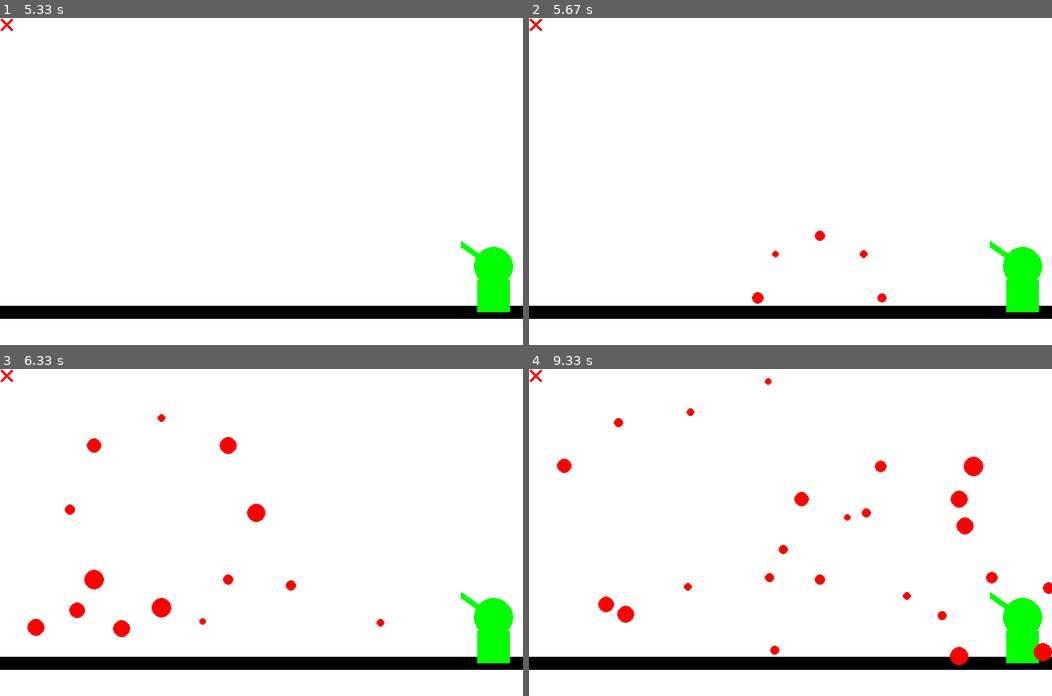
Above: before the commit, frames 1-4 (two rows, left to right).
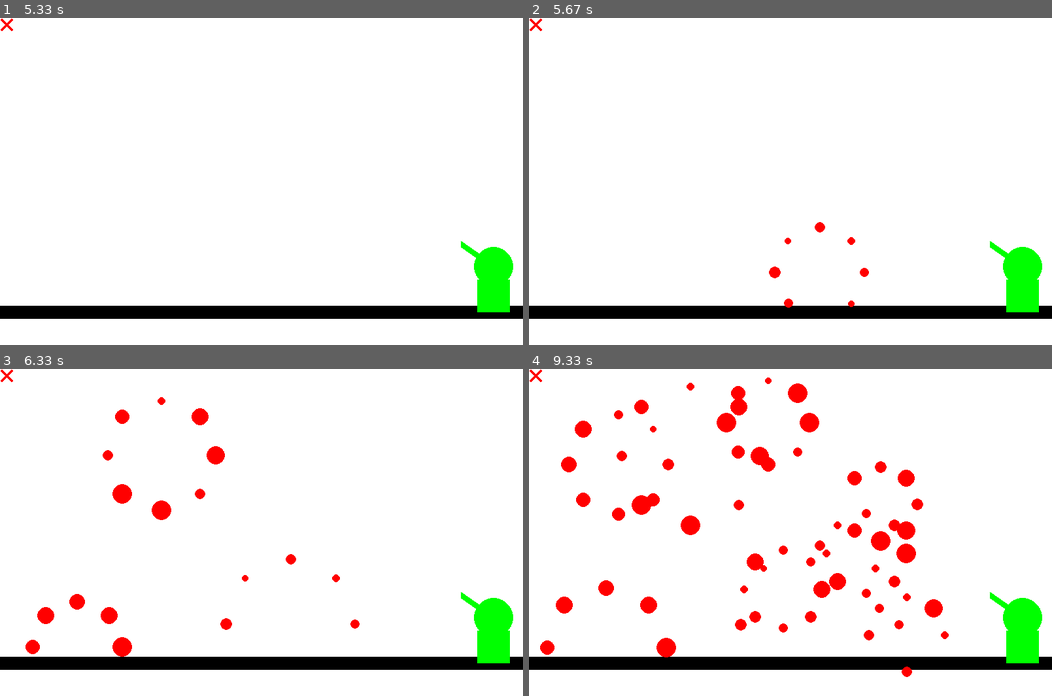
Above: after the commit, the same moments.

Repository: BapL49/projet-1---feu-d-artifices
Game: pygame game, started from main.py
The game is run twice, just before and just after one commit, with the same random seed, the same clock (stepped at 60 frames per second) and the same inputs.
Inputs (mouse positions are in pixels of both pictures, inside the frame that each line leads up to):
- Up to frame 1 (5.33 s): no input
- Up to frame 2 (5.67 s): press the mouse at (821, 273) at 5.37 s; move the mouse to (743, 184) at 5.47 s; release the mouse at (664, 96) at 5.6 s
- Up to frame 3 (6.33 s): click (162, 454) at 5.72 s; click (78, 646) at 6.05 s
- Up to frame 4 (9.33 s): click (617, 463) at 6.38 s; click (769, 421) at 6.72 s; click (863, 552) at 7.05 s; click (785, 588) at 7.38 s; click (905, 633) at 7.72 s; click (879, 503) at 8.55 s

Frame 1 is identical in both runs. In frame 2, 0.4% of the frame differs, in the area x 42-69%, y 62-89%; in frame 3, 2.9%; in frame 4, 6.4%, in the area x 2-100%, y 2-95%.

Commit message:
fonctionne mais ne colle pas à une physique réel

Diff:
--- a/Division.py
+++ b/Division.py
@@ -1,22 +1,31 @@
 import pygame
 import math
-import time
 from random import randint
 
 
 class Division:
-    def __init__(self, positionX, positionY, direction):
+    def __init__(self, positionX, positionY, direction, fenetre):
         self.positionX = positionX
         self.positionY = positionY
-        self.vitesseInitiale = 5
-        self.direction = math.radians(direction) # angle vers lequel se dirige la division
-        self.accélération = 9.8
+        self.vitesseInitiale = 15
+        self.direction = direction # angle (en radian) vers lequel se dirige la division
+        self.gravite = 9.8
         self.couleur = (255, 0, 0)
         self.circle_radius = randint(5, 15)
+        self.fenetre = fenetre
 
+        self.circle = pygame.draw.circle(self.fenetre, self.couleur, (int(self.positionX), int(self.positionY)), self.circle_radius)
+
+        # affiche un cercle à l'initialisation d'une instance de la classe
+        pygame.display.update(pygame.draw.circle(self.fenetre, self.couleur, (int(self.positionX), int(self.positionY)), self.circle_radius))
 
 
     def move(self, dt):
-        temps_ecoulee = dt
-        self.positionY += 0.5 * self.accélération * temps_ecoulee**2 + self.vitesseInitiale * math.sin(self.direction) * temps_ecoulee
-        self.positionX += self.vitesseInitiale * math.cos(self.direction) * temps_ecoulee
+        temps_ecoule = dt
+        self.positionY += 0.5 * self.gravite * temps_ecoule**2 + self.vitesseInitiale * math.sin(self.direction) * temps_ecoule
+        self.positionX += self.vitesseInitiale * math.cos(self.direction) * temps_ecoule
+        self.circle = pygame.draw.circle(self.fenetre, self.couleur, (int(self.positionX), int(self.positionY)), self.circle_radius)
+
+    def update(self):
+        self.move(0.1)
+        pygame.display.update(pygame.draw.circle(self.fenetre, self.couleur, (int(self.positionX), int(self.positionY)), self.circle_radius))
--- a/main.py
+++ b/main.py
@@ -6,6 +6,8 @@
 import math
 
 list_fireworks = [] #liste contenant les instances de la classe division
+# position Y du sol
+limiteSol = 440
 fenetre = display.set_mode((800,500))
 
 def fireworkFunction(posY, posX): # crée les instances de la classe division
@@ -13,12 +15,22 @@
     point_n = [centre_cercle[0] - 55, centre_cercle[1]]
     for x in range(8):
         #arc tangente des points
-        angle = math.degrees(math.atan2(point_n[1] - centre_cercle[1], point_n[0] - centre_cercle[0]))
+        angle = math.atan2(point_n[1] - centre_cercle[1], point_n[0] - centre_cercle[0])
         # ajout des instances à la liste list_fireworks
-        list_fireworks.append(Division(point_n[0], point_n[1], angle))
+        list_fireworks.append(Division(point_n[0], point_n[1], angle, fenetre))
         # calcul du nouveau point
         point_n = [(point_n[0] - posX) * math.cos(2 * math.pi / 8) - (point_n[1] - posY) * math.sin(2 * math.pi / 8) + posX, (point_n[0] - posX) * math.sin(2 * math.pi / 8) + (point_n[1] - posY) * math.cos(2 * math.pi / 8) + posY]
 
+def gererFirework():
+
+    for firework in list_fireworks:
+        # deltaTime in seconds.
+        firework.update() # actualise la position des division
+
+
+        # supprime la divison si elle se trouve au dessus de limiteSol
+        if firework.positionY >= limiteSol:
+            list_fireworks.remove(firework)
 
 #Fonction Principale
 def main():
@@ -49,10 +61,6 @@
 
 
     debut = time.time()
-
-
-    # position Y du sol
-    limiteSol = 440
 
 
     #Valeur du cercle de la tourelle
@@ -101,17 +109,9 @@
 
         pygame.display.flip()
 
-        for firework in list_fireworks:
-            # dessine des cercles avec les informations de chaque instance de classe dans list_fireworks
-            print(firework.positionY, firework.positionX)
-            pygame.draw.circle(fenetre, firework.couleur, (int(firework.positionX), int(firework.positionY)), firework.circle_radius)
-            firework.move(1) # déplacer la division
+        # permet d'actualiser la position des divisions et de les supprimer
+        gererFirework()
 
-            # supprime la divison si elle se trouve à 450 pixels ou plus du haut de la fenetre
-            if firework.positionY >= limiteSol:
-                list_fireworks.remove(firework)
-
-        pygame.display.flip()
 
         pygame.time.Clock().tick(30)
     pygame.quit()
